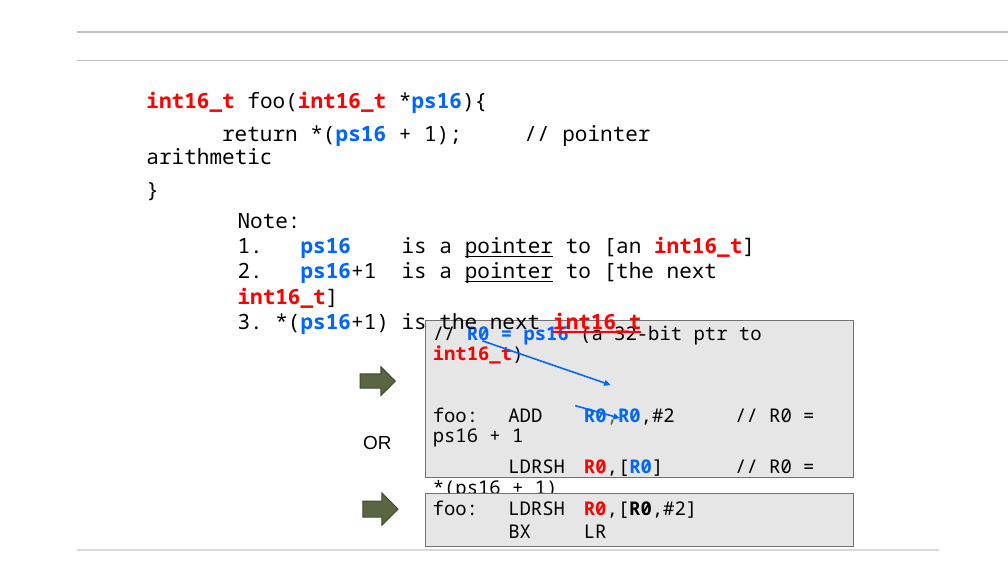
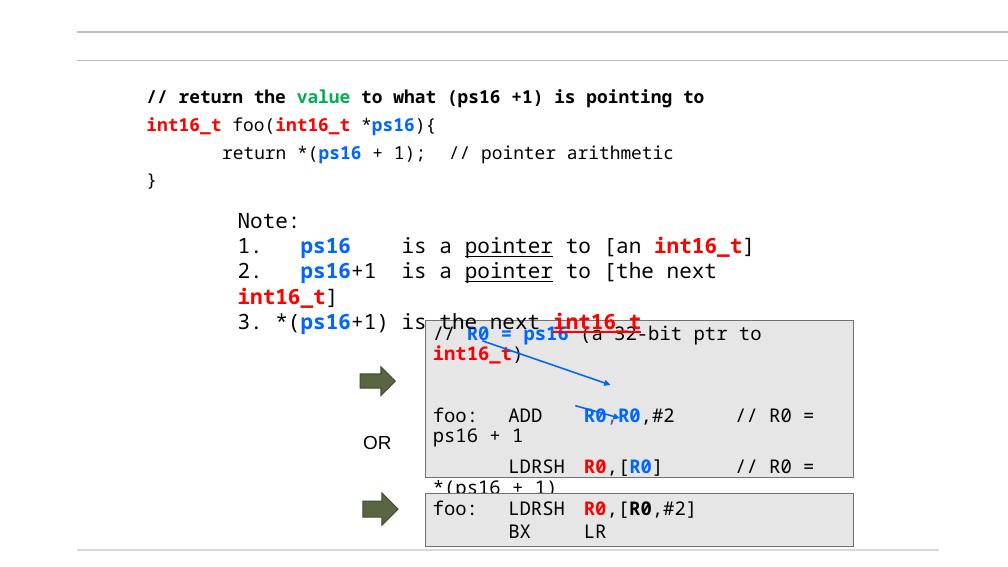
Before and after one commit to mikegrace2/CSEN20-Fall2026-Course-Website, a slide deck: slide 47 of Week03_CopyingData/Ch04_CopyingData_V4.pptx (slide 48 before the commit). Drawn at 1008x567 pixels with LibreOffice and Linux fonts; fonts in the diff are those of the drawing; background and template pictures are left out. Boxes give left, top, right and bottom in pixels: in the first picture for what was removed or moved away, otherwise in the second. Text is boxed around its words. In the diff, an @@ line names an element or a change of style, - is before the commit and + after.

```diff
--- a/Week03_CopyingData/Ch04_CopyingData_V4.pptx
+++ b/Week03_CopyingData/Ch04_CopyingData_V4.pptx
@@ text at [179,89,704,108]: paragraph added @@
+// return the value to what (ps16 +1) is pointing to
@@ text at [146,117,674,164]: size 20 to 17 pt in "int16_t foo(int16_t *ps16){", "return *(ps16 + 1); // pointer arithmetic", "}"; line spacing 0.9 to 0.8 @@
```
Also in this commit, not shown: 9 other slides changed, 1 other file.
